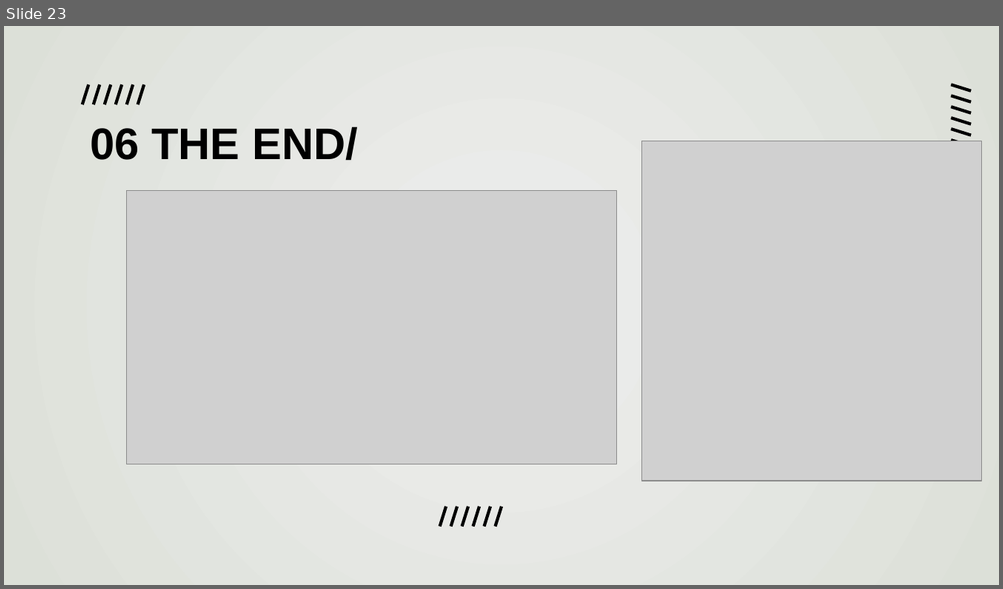
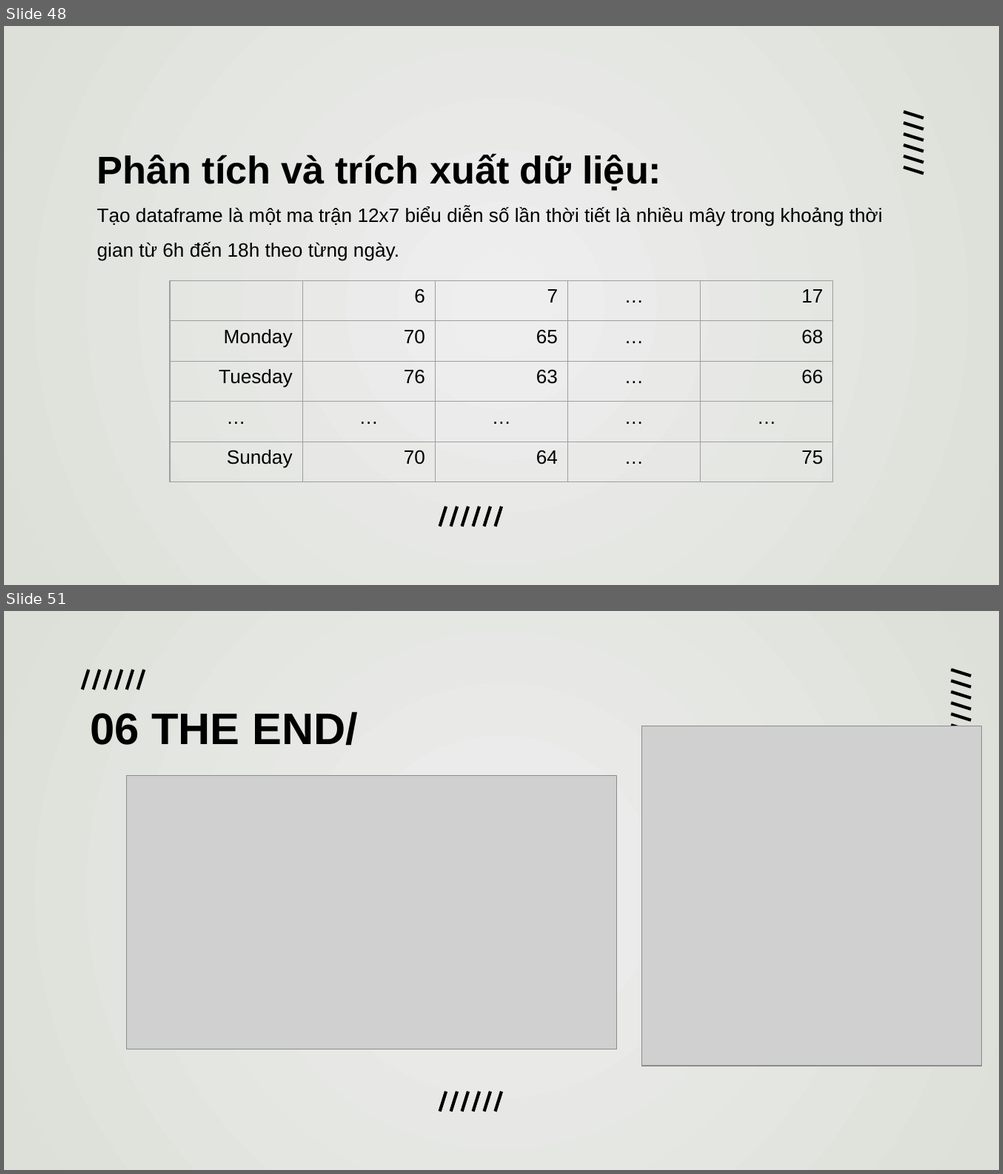
Before and after one commit to duongtanton/NP-KHDL-Gr9, a slide deck: group09.pptx. Shown one above the other, each under a label of ours: slide 23 before the commit, slides 48 and 51 after it; the slides between them are not shown. The pictures are 1003x589 and 1003x1174 pixels, drawn with LibreOffice and Linux fonts; fonts in the diff are those of the drawing; grey boxes stand for pictures. Boxes give left, top, right and bottom in pixels: in the first picture for what was removed or moved away, otherwise in the second. Text is boxed around its words. In the diff, an @@ line names an element or a change of style, - is before the commit and + after.

```diff
--- a/group09.pptx
+++ b/group09.pptx
@@ slide 48 added at box(4, 26, 999, 585), background gradient #EEEEEE to #DCE0D8 @@
@@ text added at box(97, 153, 882, 261), 14 pt, text #000000 @@
+Phân tích và trích xuất dữ liệu:
+Tạo dataframe là một ma trận 12x7 biểu diễn số lần thời tiết là nhiều mây trong khoảng thời gian từ 6h đến 18h theo từng ngày.
@@ group added at box(903, 112, 923, 173): 6 lines @@
@@ table added at box(170, 281, 831, 483), 5 rows, 5 columns @@
+ | 6 | 7 | … | 17
+Monday | 70 | 65 | … | 68
+Tuesday | 76 | 63 | … | 66
+… | … | … | … | …
+Sunday | 70 | 64 | … | 75
@@ group added at box(440, 506, 501, 526): 6 lines @@
@@ what was slide 23 is now slide 51 @@
```
Also in this commit, not shown: 4 slides changed, 27 other slides added.
